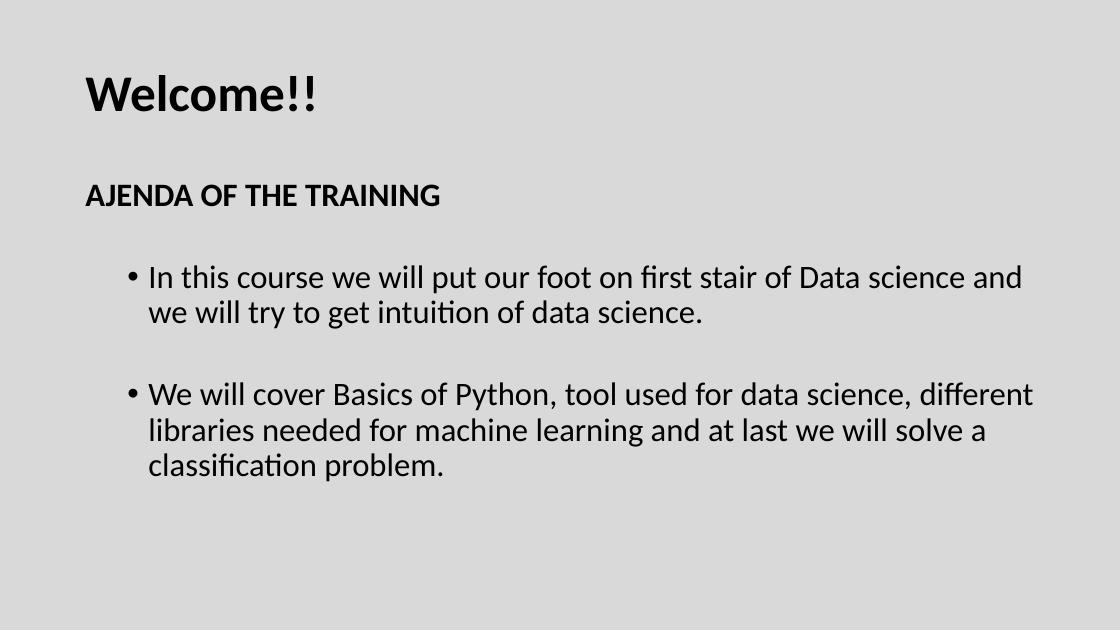
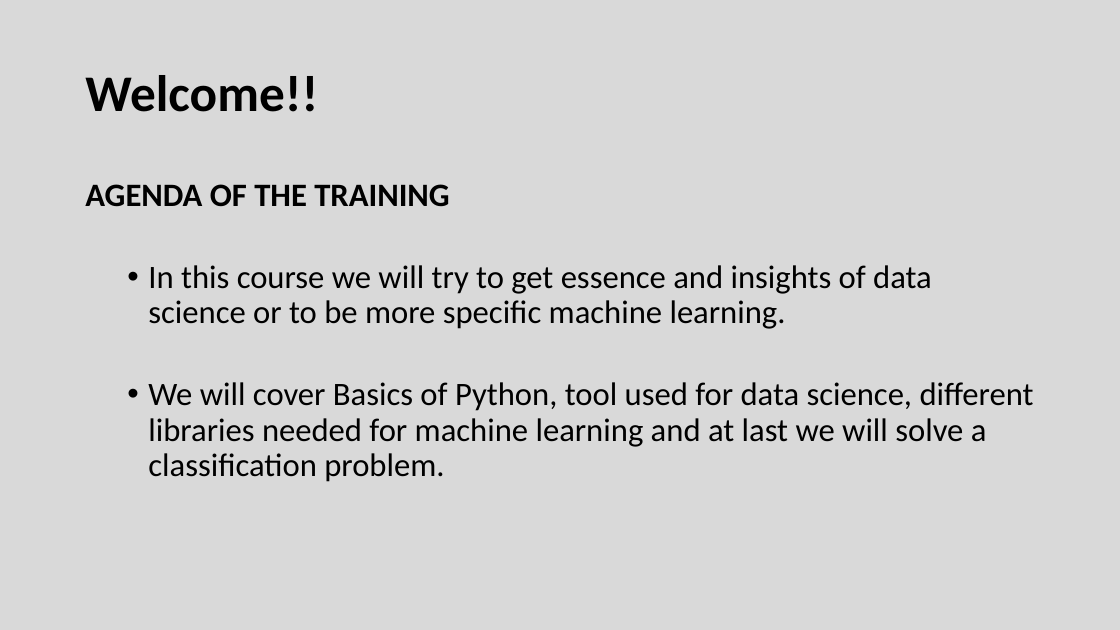
Before and after one commit to Vkrntkmrsngh/Machine-Learning-Training, a slide deck: slide 2 of Introduction TO DATA SCIENCE_Training.pptx. Drawn at 1120x630 pixels with LibreOffice and Linux fonts; fonts in the diff are those of the drawing. Boxes give left, top, right and bottom in pixels: in the first picture for what was removed or moved away, otherwise in the second. Text is boxed around its words. In the diff, an @@ line names an element or a change of style, - is before the commit and + after.

```diff
--- a/Introduction TO DATA SCIENCE_Training.pptx
+++ b/Introduction TO DATA SCIENCE_Training.pptx
@@ text at (85, 184, 932, 329): text changed @@
-AJENDA OF THE TRAINING
-  • In this course we will put our foot on first stair of Data science and we will try to get intuition of data science.
+AGENDA OF THE TRAINING
+  • In this course we will try to get essence and insights of data science or to be more specific machine learning.
```
Also in this commit, not shown: 10 other slides changed, 2 slides added, 3 slides removed, 1 other file.
